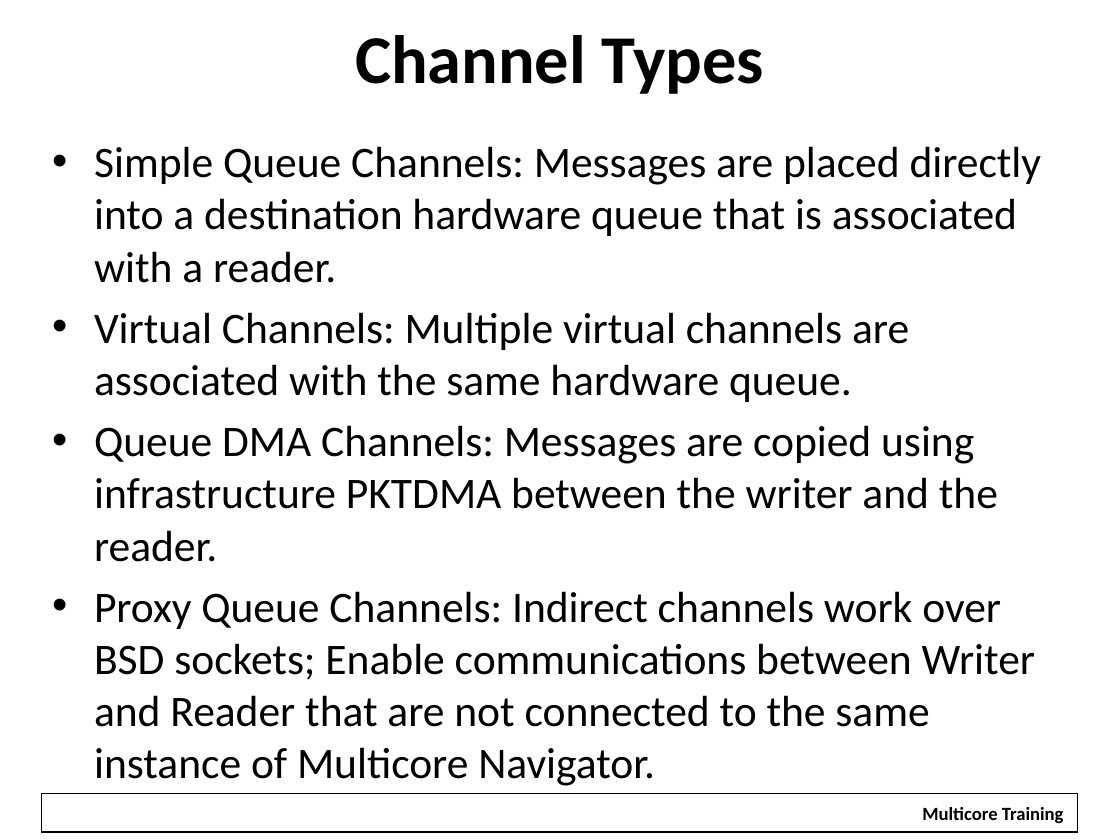
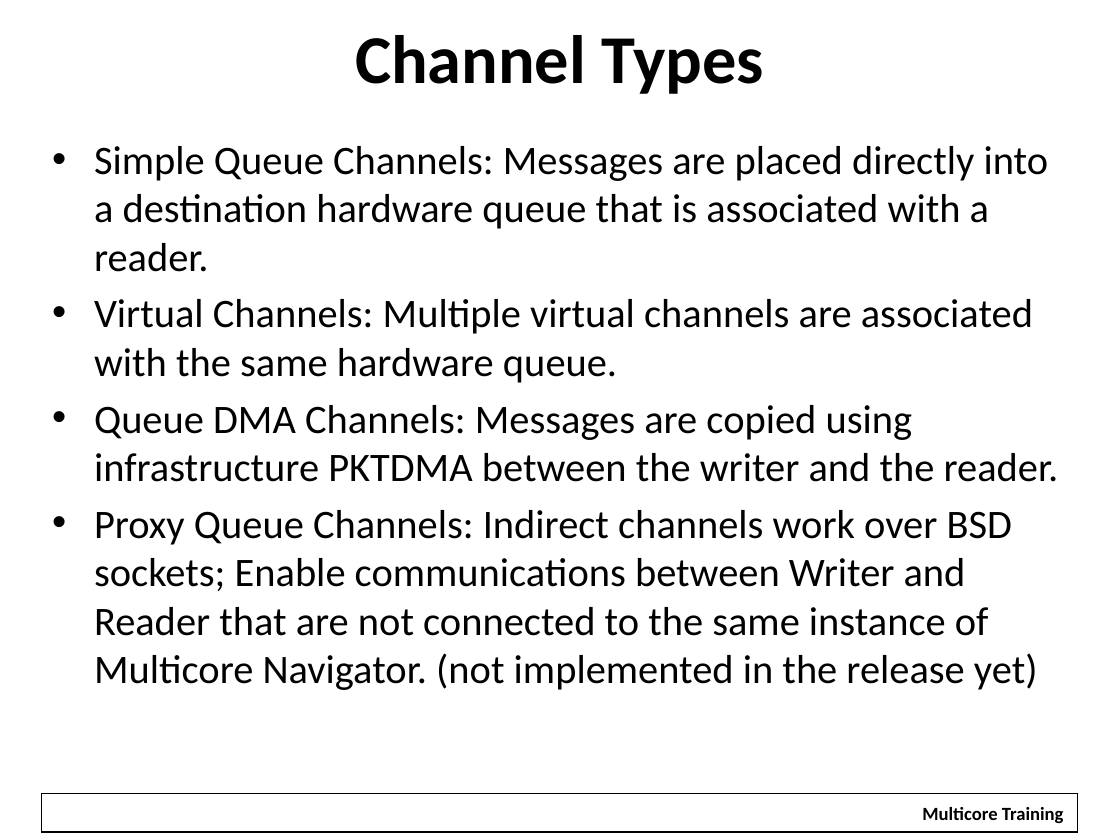
Before and after one commit to hari1989/keystone-workshop, a slide deck: slide 33 of preliminary/Working/presentations/KeyStoneII_ IPC.pptx (slide 35 before the commit). Drawn at 1120x840 pixels with LibreOffice and Linux fonts; fonts in the diff are those of the drawing; background and template pictures are left out. Boxes give left, top, right and bottom in pixels: in the first picture for what was removed or moved away, otherwise in the second. Text is boxed around its words. In the diff, an @@ line names an element or a change of style, - is before the commit and + after.

```diff
--- a/preliminary/Working/presentations/KeyStoneII_ IPC.pptx
+++ b/preliminary/Working/presentations/KeyStoneII_ IPC.pptx
@@ text at bbox=[94, 146, 1059, 482]: size 28 to 26 pt in "Simple Queue Channels: Messages are placed directly ...", "Virtual Channels: Multiple virtual channels are associated ...", "Queue DMA Channels: Messages are copied using ..." @@
@@ text at bbox=[94, 510, 1038, 690]: text changed; size 28 to 26 pt @@
-• Proxy Queue Channels: Indirect channels work over BSD sockets; Enable communications between Writer and Reader that are not connected to the same instance of Multicore Navigator.
+• Proxy Queue Channels: Indirect channels work over BSD sockets; Enable communications between Writer and Reader that are not connected to the same instance of Multicore Navigator. (not implemented in the release yet)
```
Also in this commit, not shown: 15 other slides changed, 7 slides removed.
